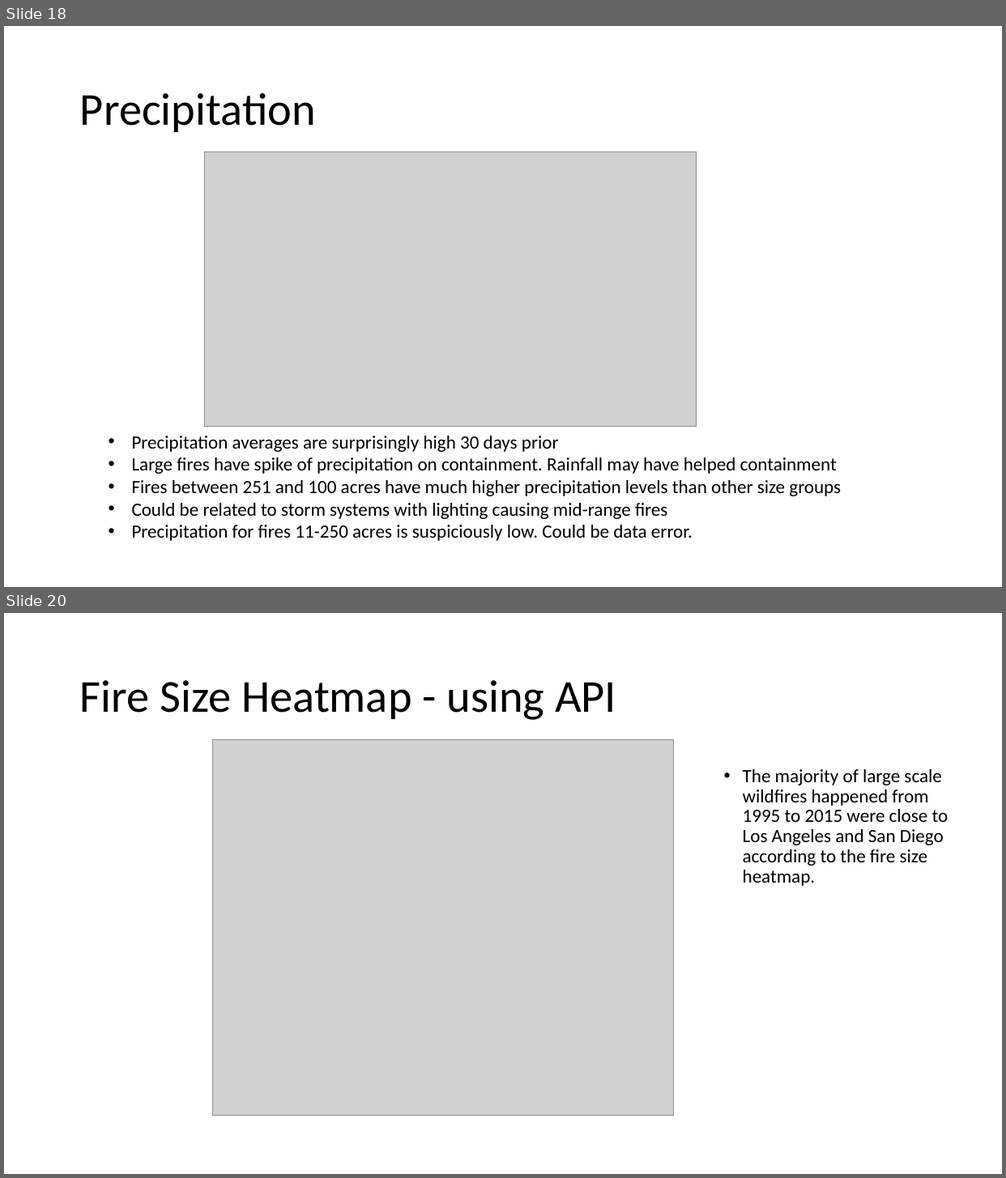
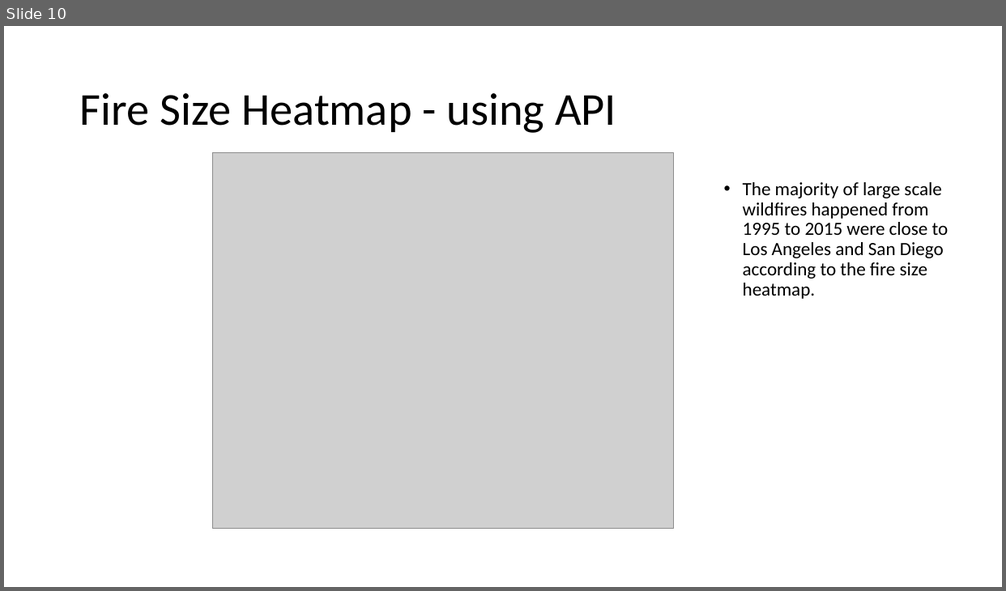
Before and after one commit to susanwxia/ProjectOne, a slide deck: PPT/project01_wanxia.pptx. Shown one above the other, each under a label of ours: slides 18 and 20 before the commit, slide 10 after it; the slides between them are not shown. The pictures are 1006x1178 and 1006x591 pixels, drawn with LibreOffice and Linux fonts; fonts in the diff are those of the drawing; grey boxes stand for pictures; background and template pictures are left out. Boxes give left, top, right and bottom in pixels: in the first picture for what was removed or moved away, otherwise in the second. Text is boxed around its words. In the diff, an @@ line names an element or a change of style, - is before the commit and + after.

```diff
--- a/PPT/project01_wanxia.pptx
+++ b/PPT/project01_wanxia.pptx
@@ slide 18 removed at (4,26,1002,587), background picture (left out) @@
@@ title removed at (80,93,316,132) @@
-Precipitation
@@ picture removed at (205,152,697,426) @@
@@ text removed at (132,436,841,541) @@
-• Precipitation averages are surprisingly high 30 days prior
-• Large fires have spike of precipitation on containment. Rainfall may have helped containment
-• Fires between 251 and 100 acres have much higher precipitation levels than other size groups
-• Could be related to storm systems with lighting causing mid-range fires
-• Precipitation for fires 11-250 acres is suspiciously low. Could be data error.
@@ what was slide 20 is now slide 10 @@
```
Also in this commit, not shown: 3 slides changed, 6 slides added, 16 other slides removed.
